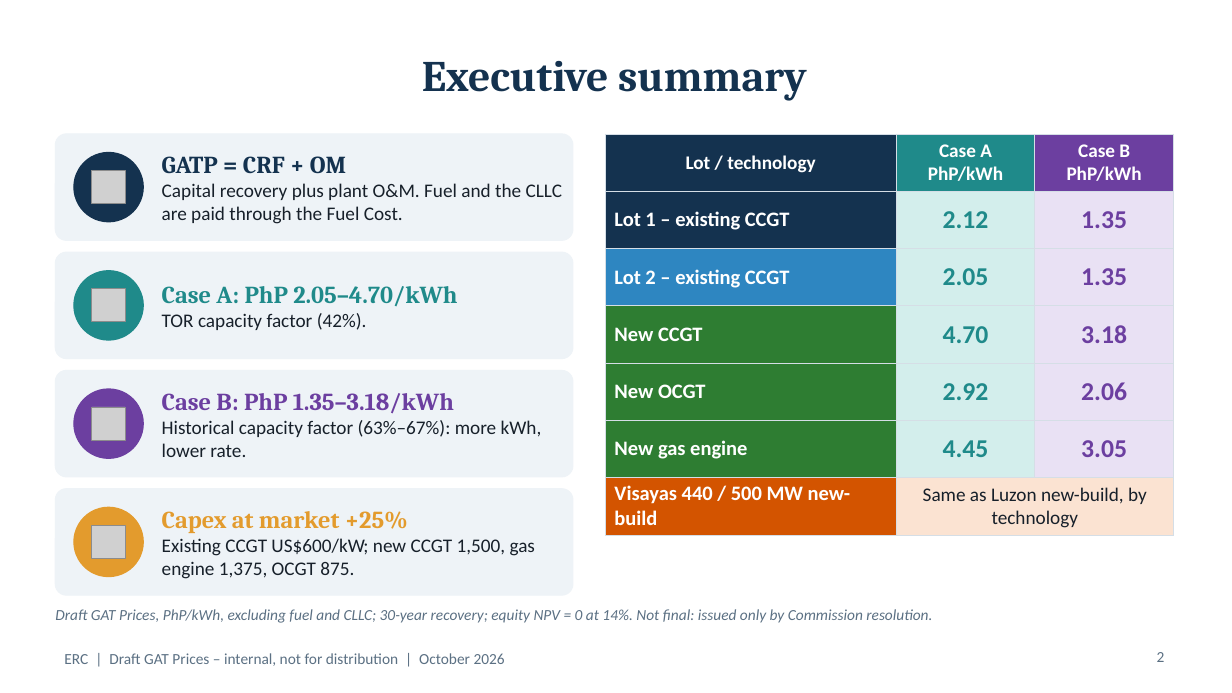
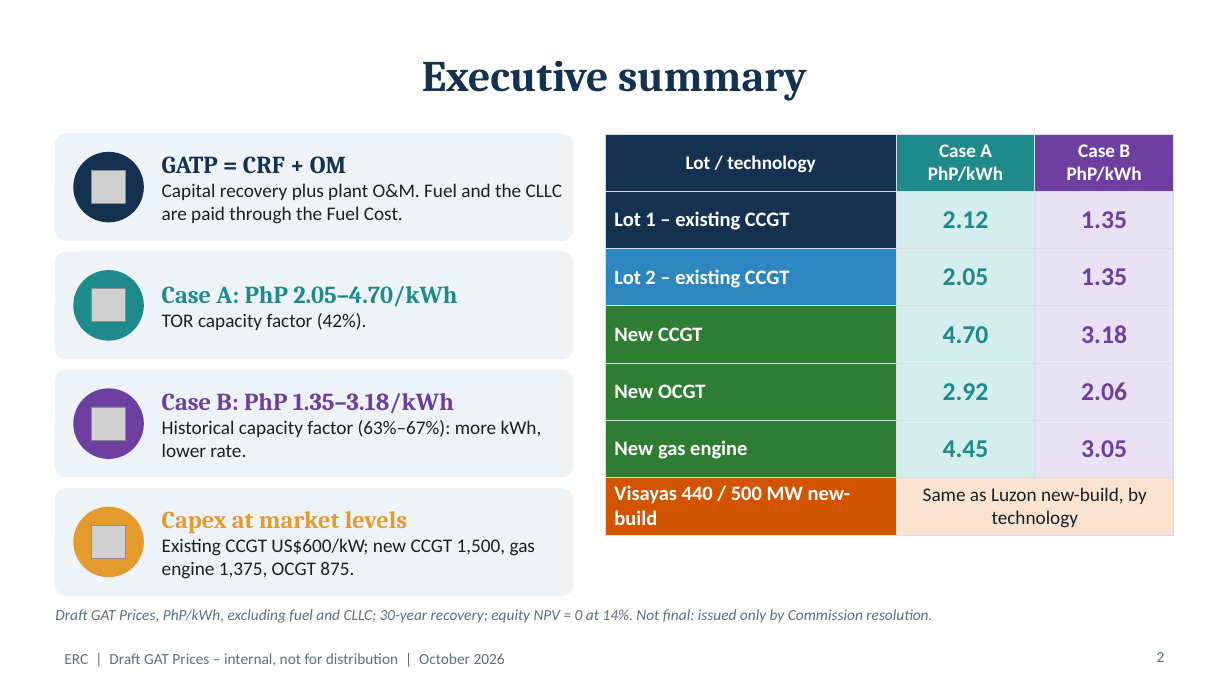
Before and after one commit to polyphase123/Midmerit, a slide deck: slide 2 of ERC_GATP_Rates_and_Assumptions.pptx. Drawn at 1232x693 pixels with LibreOffice and Linux fonts; fonts in the diff are those of the drawing; grey boxes stand for pictures. Boxes give left, top, right and bottom in pixels: in the first picture for what was removed or moved away, otherwise in the second. Text is boxed around its words. In the diff, an @@ line names an element or a change of style, - is before the commit and + after.

```diff
--- a/ERC_GATP_Rates_and_Assumptions.pptx
+++ b/ERC_GATP_Rates_and_Assumptions.pptx
@@ text at bbox=[162, 511, 407, 533]: text changed @@
-Capex at market +25%
+Capex at market levels
```
Also in this commit, not shown: 6 other slides changed, 2 slides added, 1 slide removed, 24 other files.
